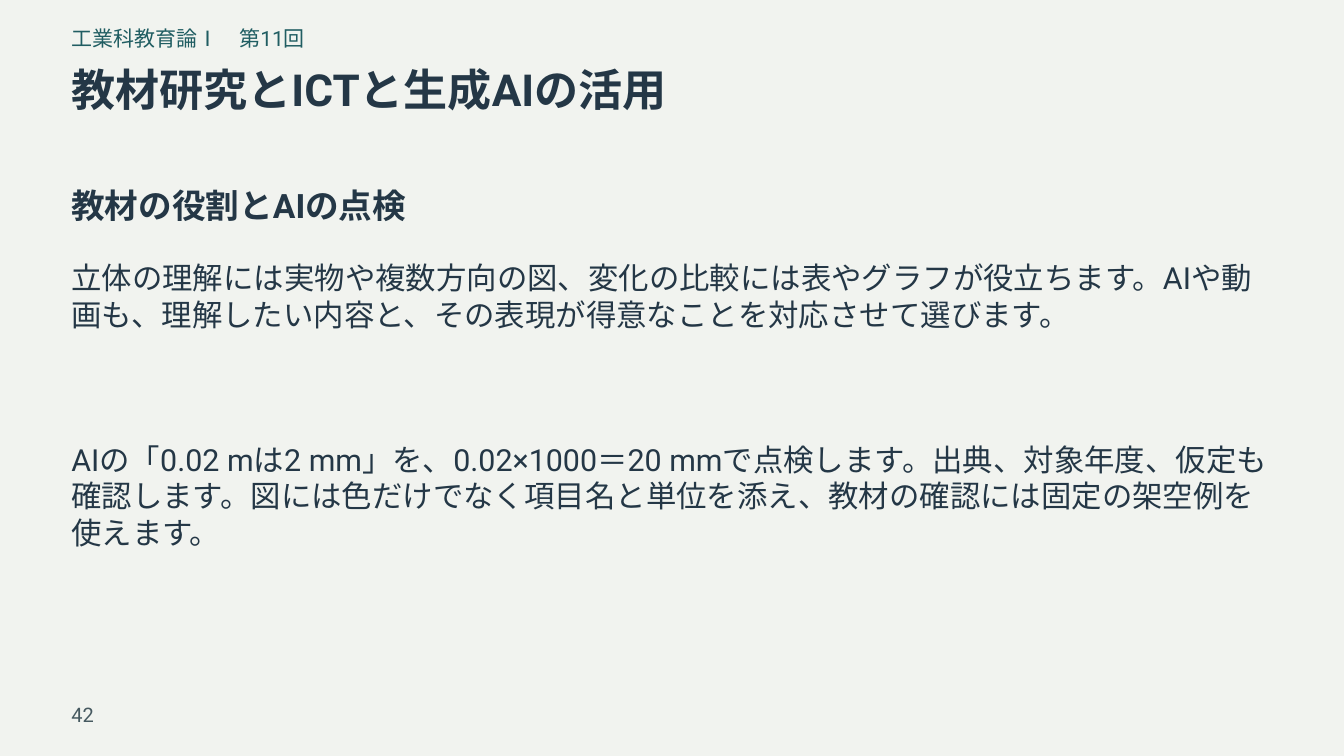
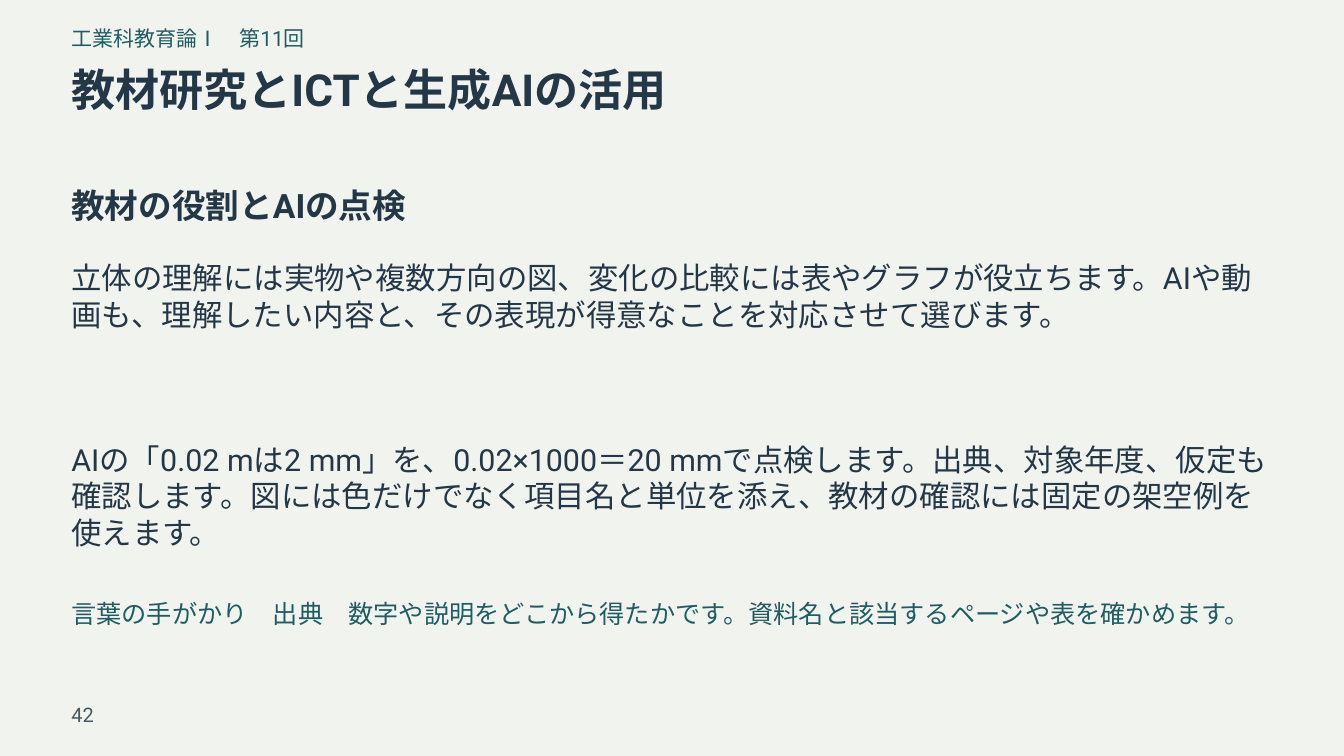
Before and after one commit to zooc-14calbp/industrial-education-i, a slide deck: slide 42 of reorganized/20261105/expanded/slides.pptx. Drawn at 1344x756 pixels with LibreOffice and Linux fonts; fonts in the diff are those of the drawing. Boxes give left, top, right and bottom in pixels: in the first picture for what was removed or moved away, otherwise in the second. Text is boxed around its words. In the diff, an @@ line names an element or a change of style, - is before the commit and + after.

```diff
--- a/reorganized/20261105/expanded/slides.pptx
+++ b/reorganized/20261105/expanded/slides.pptx
@@ text added at (71,601,1250,625), 18 pt, text #205D62 @@
+言葉の手がかり 出典 数字や説明をどこから得たかです。資料名と該当するページや表を確かめます。
```
Also in this commit, not shown: 15 other slides changed, 37 other files.
